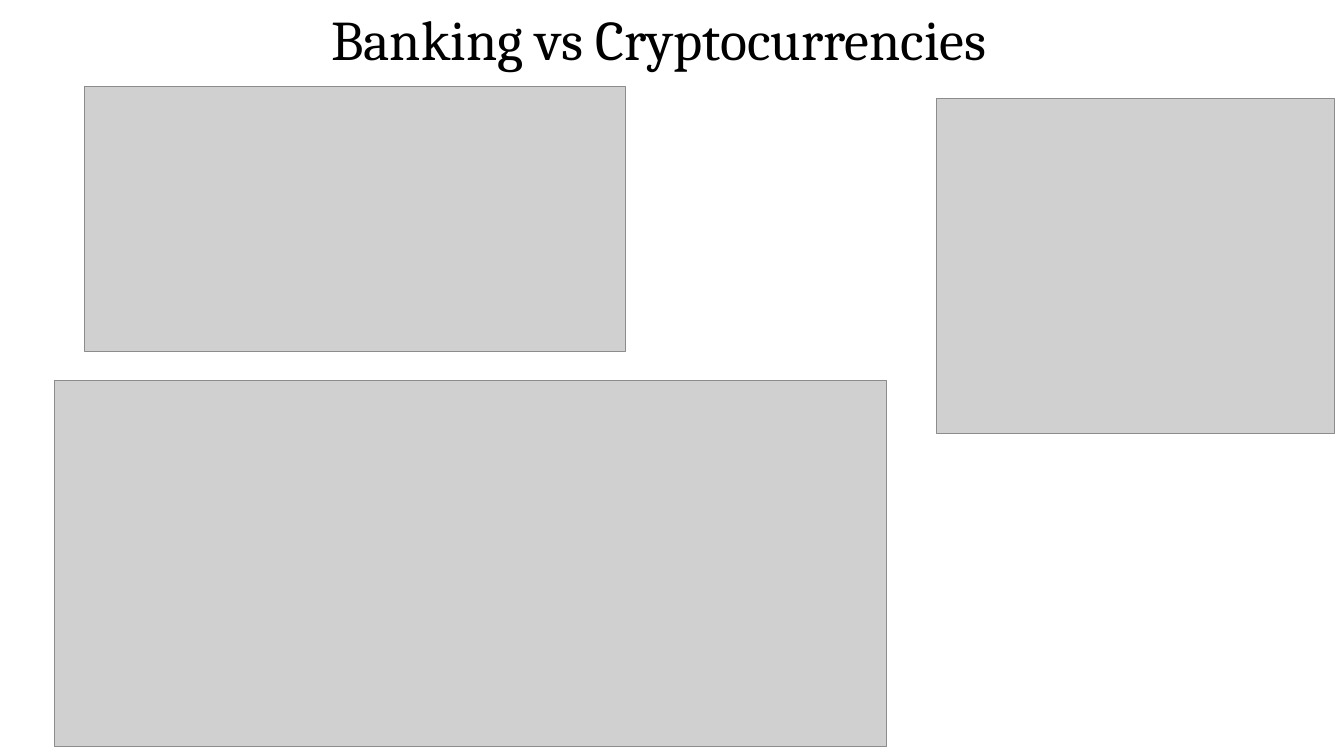
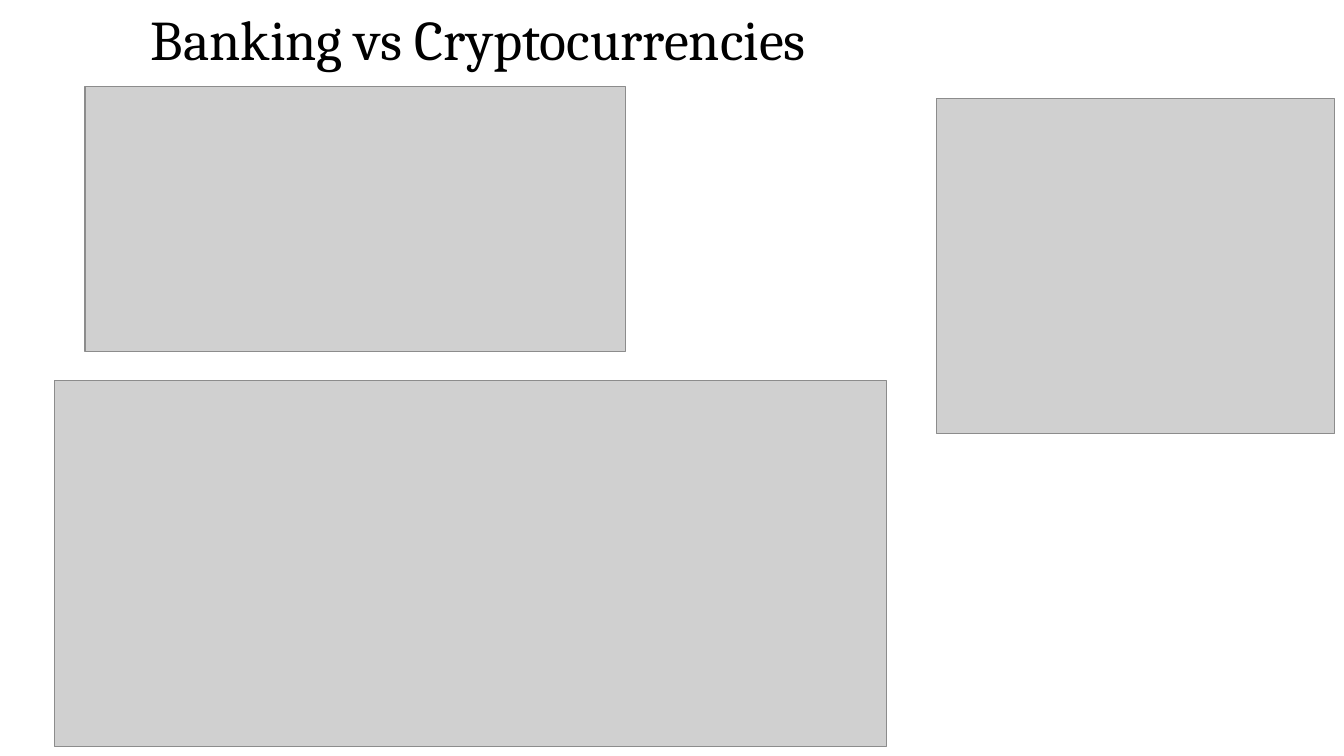
Before and after one commit to bitcoinclubatksu/BitcoinClub, a slide deck: slide 5 of meetup-2_presentation/Bitcoin_Club_Meetup_2_presentation.pptx. Drawn at 1344x756 pixels with LibreOffice and Linux fonts; fonts in the diff are those of the drawing; grey boxes stand for pictures. Boxes give left, top, right and bottom in pixels: in the first picture for what was removed or moved away, otherwise in the second. Text is boxed around its words. In the diff, an @@ line names an element or a change of style, - is before the commit and + after.

```diff
--- a/meetup-2_presentation/Bitcoin_Club_Meetup_2_presentation.pptx
+++ b/meetup-2_presentation/Bitcoin_Club_Meetup_2_presentation.pptx
@@ text "Banking vs Cryptocurrencies": place and size @@
-text "Banking vs Cryptocurrencies" at box(331, 21, 986, 73)
+text "Banking vs Cryptocurrencies" at box(151, 21, 806, 73)
```
Also in this commit, not shown: 13 other slides changed, 6 other files.
